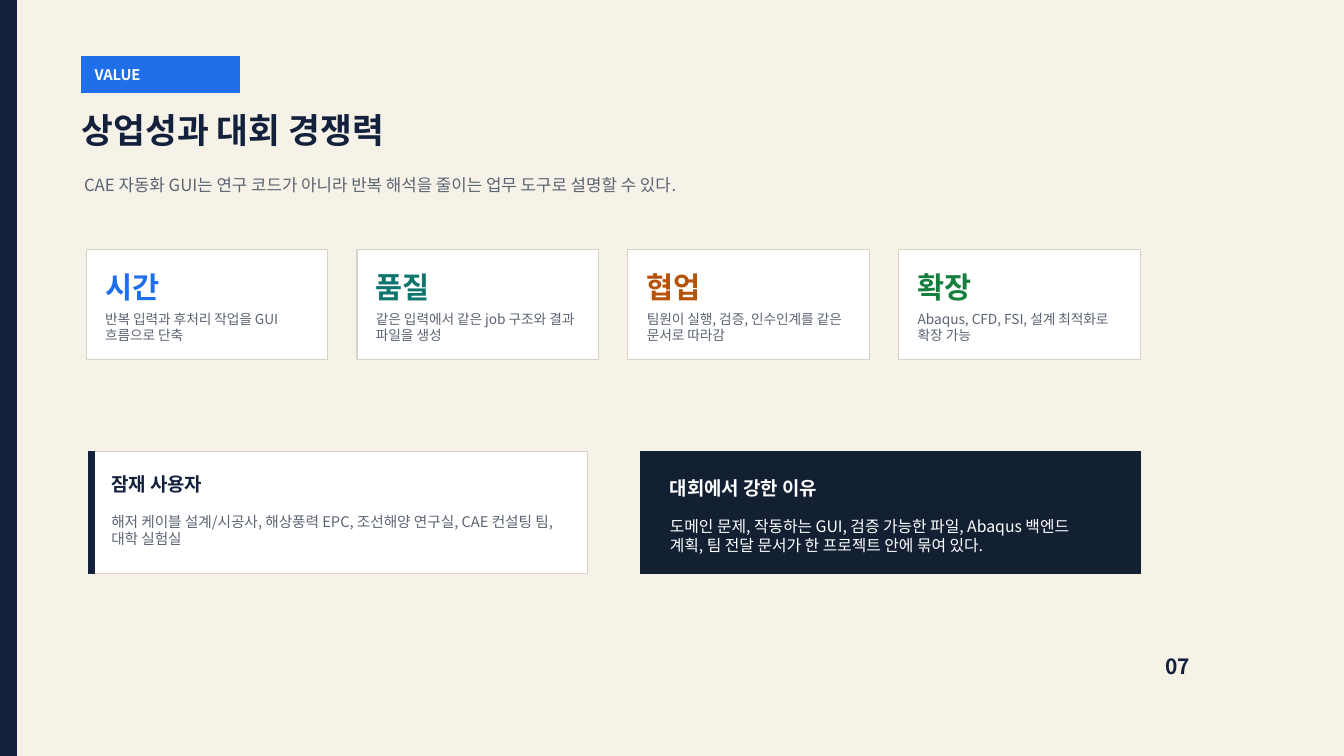
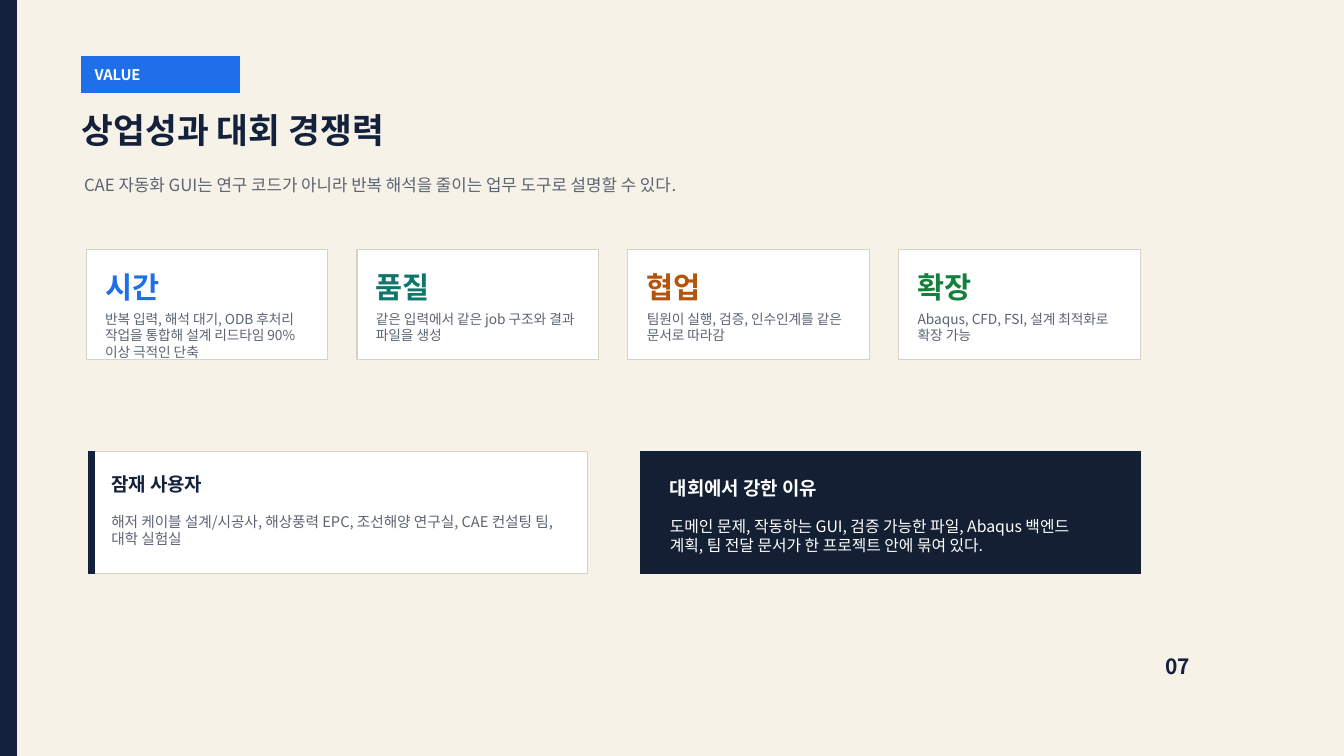
Before and after one commit to jhpark391-afk/SCLAS-cable-analysis, a slide deck: slide 7 of portfolio/SCLAS_Portfolio_Overview_KR.pptx. Drawn at 1344x756 pixels with LibreOffice and Linux fonts; fonts in the diff are those of the drawing. Boxes give left, top, right and bottom in pixels: in the first picture for what was removed or moved away, otherwise in the second. Text is boxed around its words. In the diff, an @@ line names an element or a change of style, - is before the commit and + after.

```diff
--- a/portfolio/SCLAS_Portfolio_Overview_KR.pptx
+++ b/portfolio/SCLAS_Portfolio_Overview_KR.pptx
@@ text in rectangle at box(105, 312, 295, 360): text changed @@
-반복 입력과 후처리 작업을 GUI 흐름으로 단축
+반복 입력, 해석 대기, ODB 후처리 작업을 통합해 설계 리드타임 90% 이상 극적인 단축
```
Also in this commit, not shown: 5 other slides changed.
